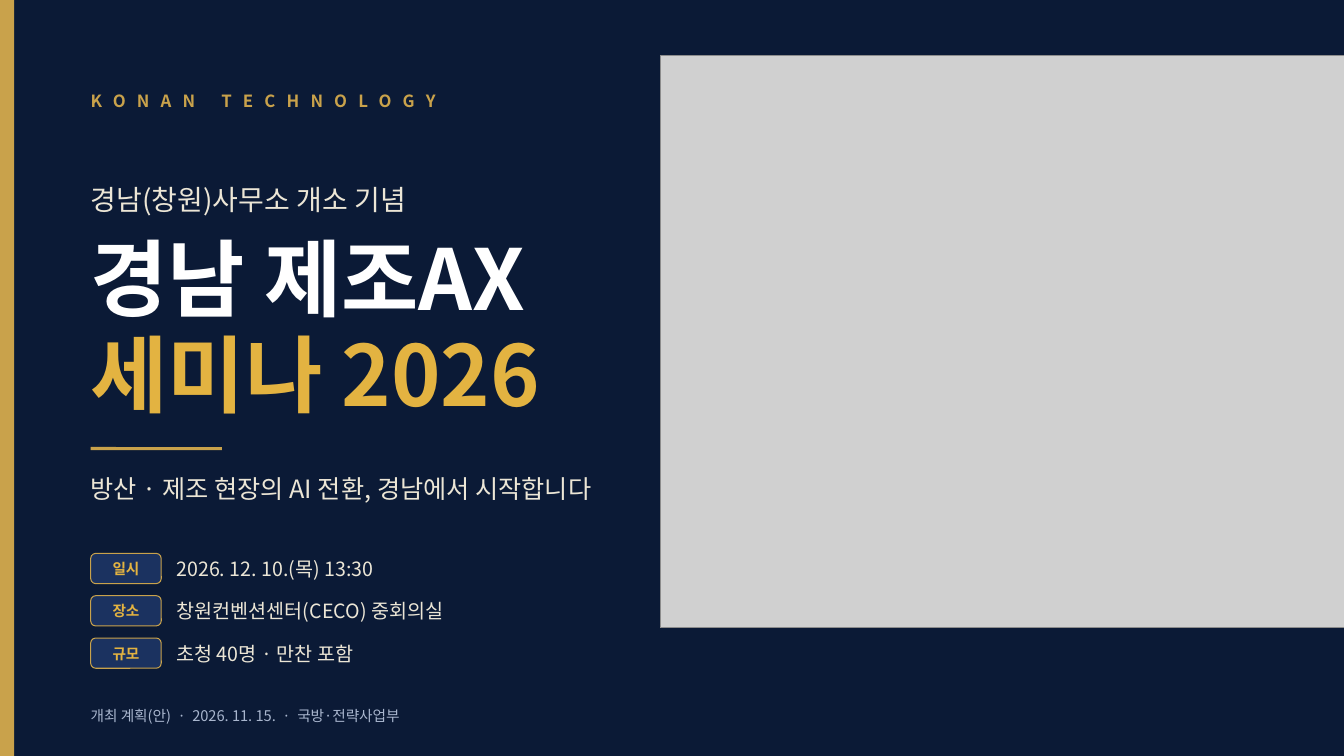
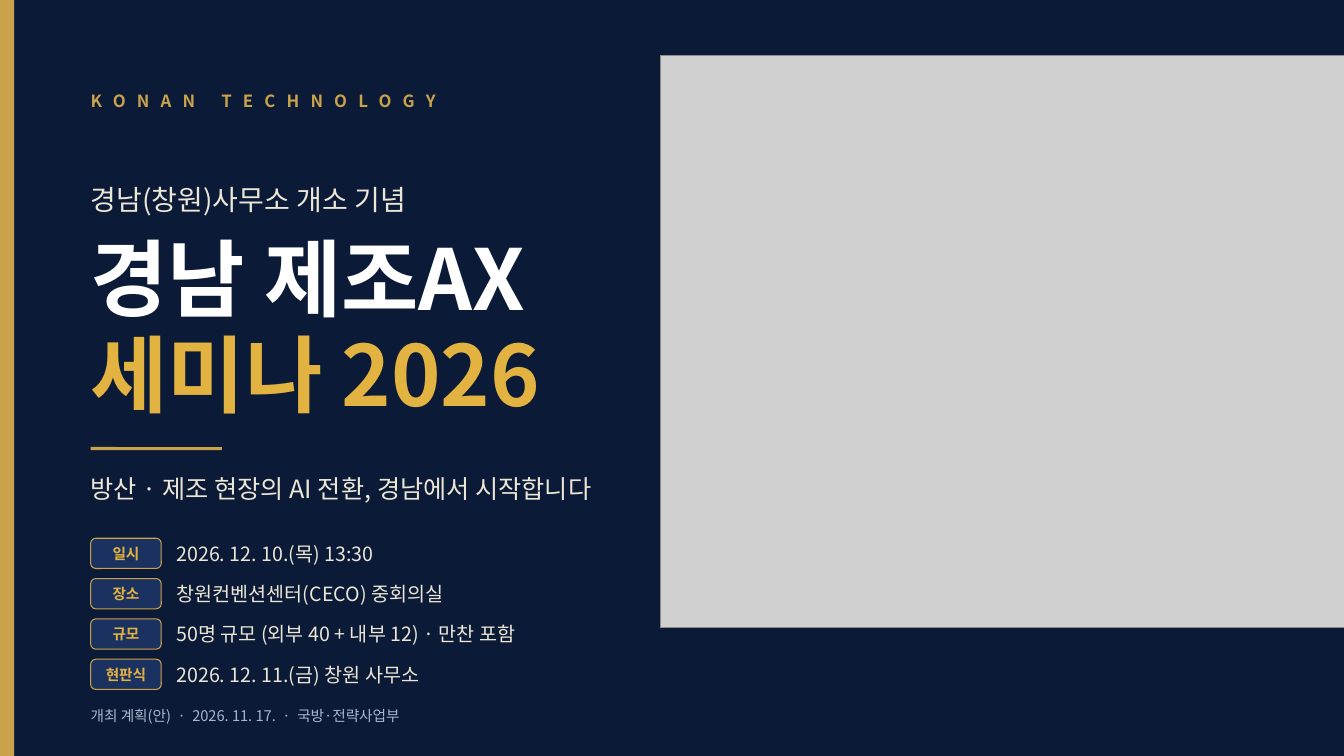
Before and after one commit to Jacob-Yeom/claude, a slide deck: slide 1 of output/changwon_ax_seminar_plan_deck.pptx. Drawn at 1344x756 pixels with LibreOffice and Linux fonts; fonts in the diff are those of the drawing; grey boxes stand for pictures. Boxes give left, top, right and bottom in pixels: in the first picture for what was removed or moved away, otherwise in the second. Text is boxed around its words. In the diff, an @@ line names an element or a change of style, - is before the commit and + after.

```diff
--- a/output/changwon_ax_seminar_plan_deck.pptx
+++ b/output/changwon_ax_seminar_plan_deck.pptx
@@ 4 texts, 2 rounded rectangles: place and size @@
-4 texts, 2 rounded rectangles at box(91, 554, 443, 626)
+4 texts, 2 rounded rectangles at box(91, 538, 443, 609)
@@ text "규모": place and size @@
-text "규모" at box(113, 647, 140, 661)
+text "규모" at box(113, 627, 140, 641)
@@ rounded rectangle: place and size @@
-rounded rectangle at box(91, 638, 161, 668)
+rounded rectangle at box(91, 619, 161, 649)
@@ text at box(176, 624, 515, 645): text changed @@
-초청 40명 · 만찬 포함
+50명 규모 (외부 40 + 내부 12) · 만찬 포함
@@ rounded rectangle added at box(91, 659, 161, 690), fill #1B3260, outline #C9A24B 0.75 pt @@
@@ text added at box(106, 667, 146, 682), 10.5 pt, text #E3B341, bold @@
+현판식
@@ text added at box(176, 665, 419, 686), 14 pt, text #ECE6D6 @@
+2026. 12. 11.(금) 창원 사무소
@@ text at box(91, 709, 399, 724): text changed @@
-개최 계획(안) · 2026. 11. 15. · 국방·전략사업부
+개최 계획(안) · 2026. 11. 17. · 국방·전략사업부
```
Also in this commit, not shown: 9 other slides changed, 4 other files.
